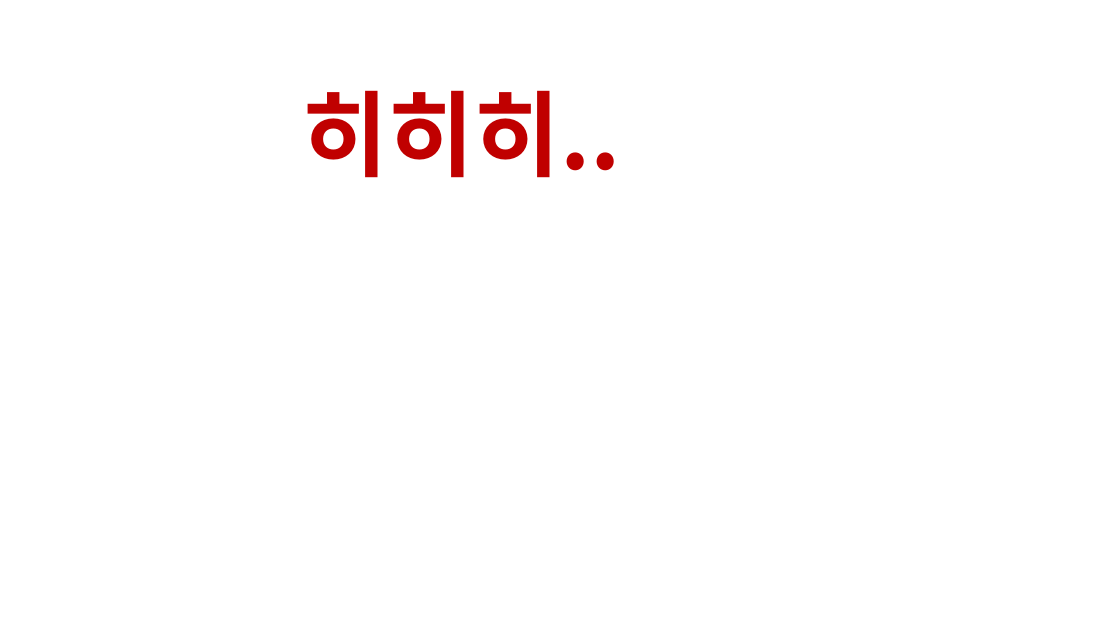
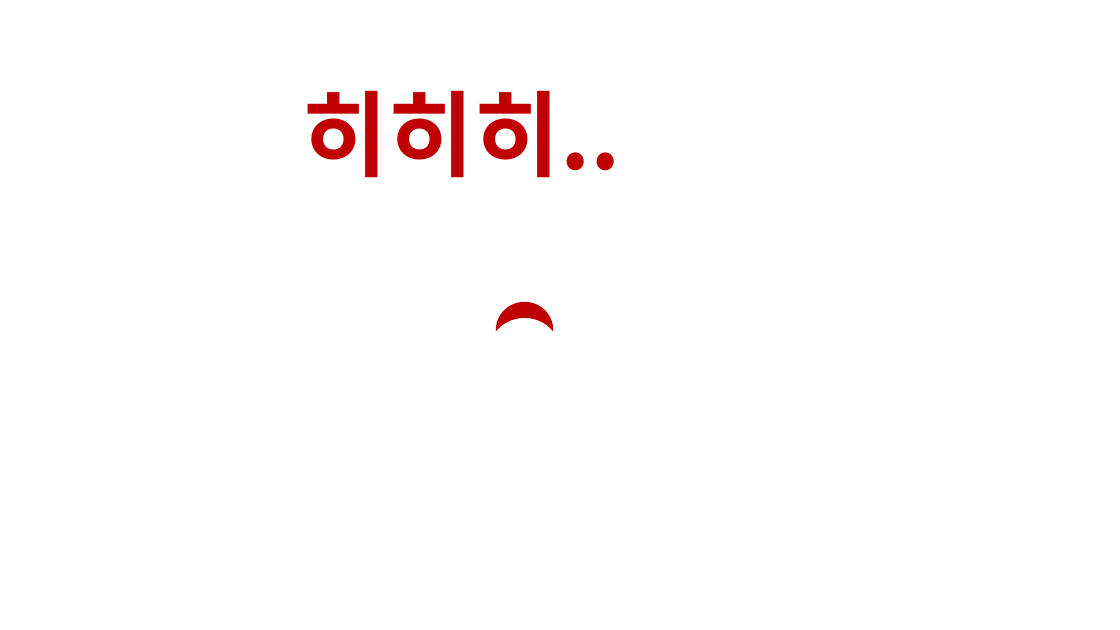
Before and after one commit to Dev-YoonLim/2DGP_YJW, a slide deck: slide 9 of Game_Project/ch1/작업용 PPT3.pptx (slide 7 before the commit). Drawn at 1120x630 pixels with LibreOffice and Linux fonts; fonts in the diff are those of the drawing. Boxes give left, top, right and bottom in pixels: in the first picture for what was removed or moved away, otherwise in the second. Text is boxed around its words. In the diff, an @@ line names an element or a change of style, - is before the commit and + after.

```diff
--- a/Game_Project/ch1/작업용 PPT3.pptx
+++ b/Game_Project/ch1/작업용 PPT3.pptx
@@ moon added at (497, 302, 553, 330), fill #C00000, outline #C00000 1 pt @@
```
Also in this commit, not shown: 1 other slide changed, 5 slides added, 3 slides removed, 10 other files.
